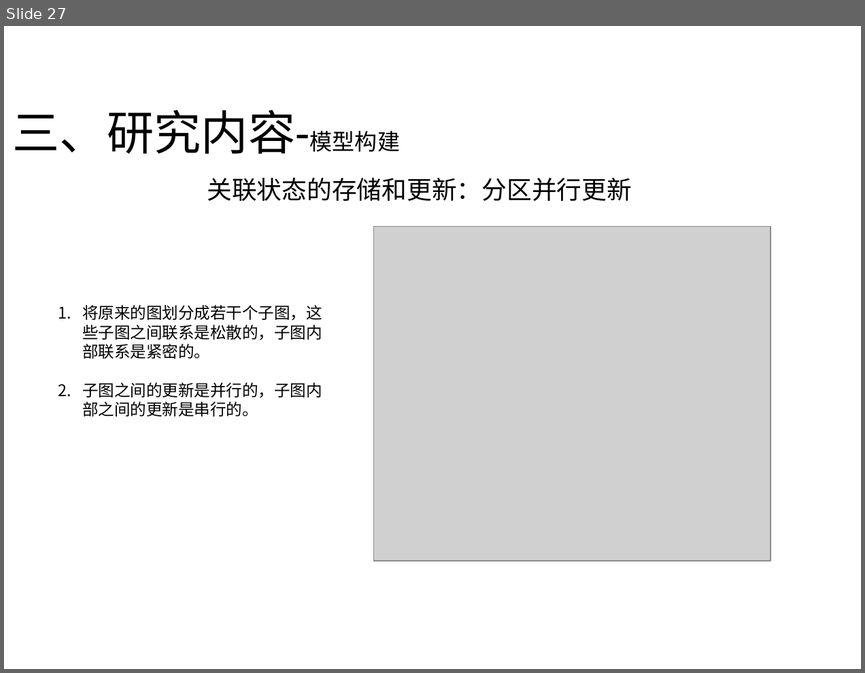
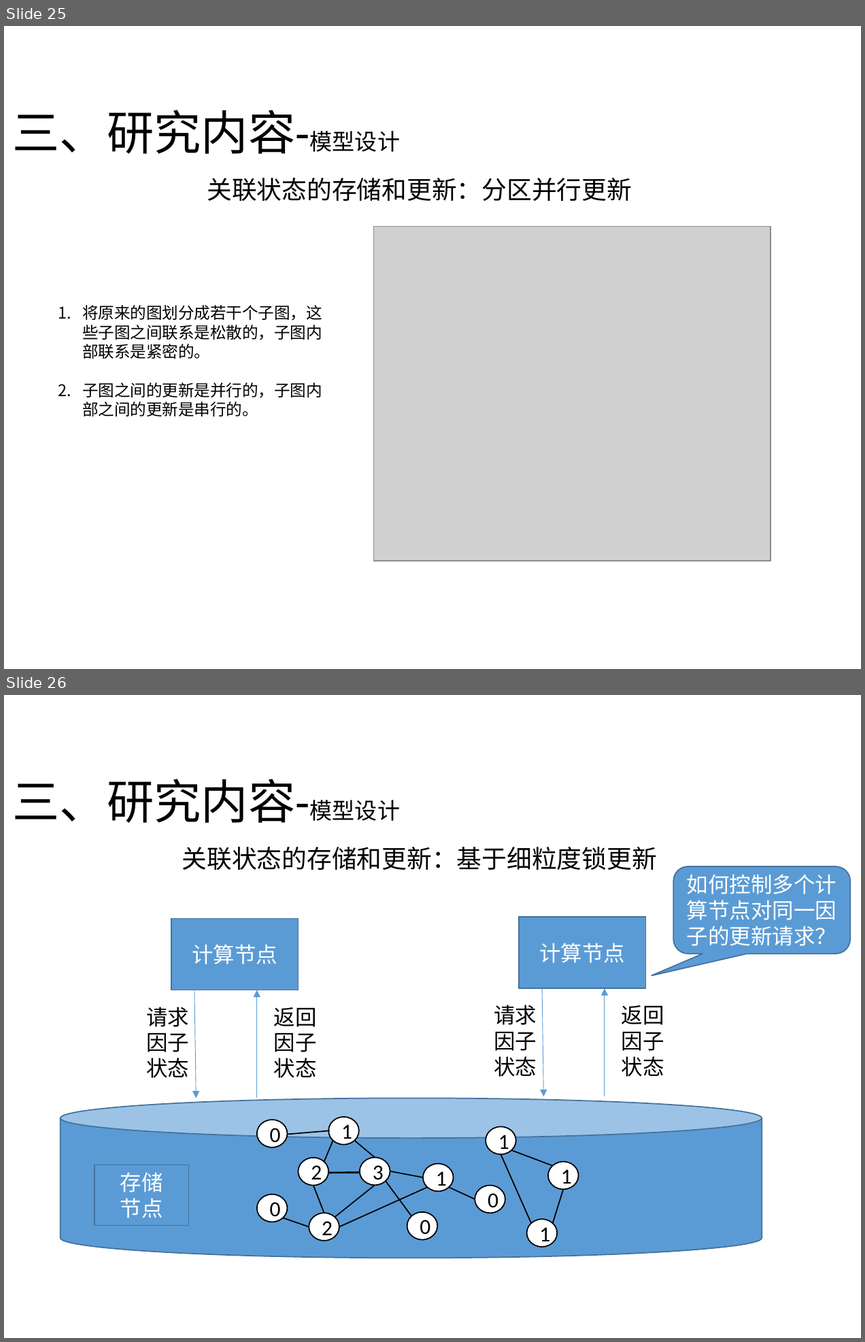
Before and after one commit to DuanSky22/GraduationThesis, a slide deck: post-graduate paper/中期汇报-段世凯-v3.0.pptx. Shown one above the other, each under a label of ours: slide 27 before the commit, slides 25 and 26 after it. The pictures are 865x673 and 865x1342 pixels, drawn with LibreOffice and Linux fonts; fonts in the diff are those of the drawing; grey boxes stand for pictures. Boxes give left, top, right and bottom in pixels: in the first picture for what was removed or moved away, otherwise in the second. Text is boxed around its words. In the diff, an @@ line names an element or a change of style, - is before the commit and + after.

```diff
--- a/post-graduate paper/中期汇报-段世凯-v3.0.pptx
+++ b/post-graduate paper/中期汇报-段世凯-v3.0.pptx
@@ slide 26 added at (4,695,861,1338), background #FFFFFF @@
@@ title added at (13,779,400,823), 39.6 pt, text #000000 @@
+三、研究内容-模型设计
@@ text added at (182,847,657,870), 21 pt, text #000000 @@
+关联状态的存储和更新：基于细粒度锁更新
@@ rounded speech box added at (673,866,850,954), fill #5B9BD5, outline #43739E 1 pt, 18 pt, text #FFFFFF @@
+如何控制多个计算节点对同一因子的更新请求？
@@ rectangle added at (171,919,298,989), fill #5B9BD5, outline #43739E 1 pt, 18 pt, text #FFFFFF @@
+计算节点
@@ rectangle added at (519,917,646,988), fill #5B9BD5, outline #43739E 1 pt, 18 pt, text #FFFFFF @@
+计算节点
@@ arrow added from (194, 989) to (196, 1098), #5B9BD5 0.5 pt @@
@@ arrow added from (257, 1098) to (257, 989), #5B9BD5 0.5 pt @@
@@ arrow added from (542, 988) to (544, 1096), #5B9BD5 0.5 pt @@
@@ arrow added from (604, 1096) to (604, 988), #5B9BD5 0.5 pt @@
@@ text added at (146,1006,189,1078), 18 pt, text #000000 @@
+请求
+因子
+状态
@@ text added at (274,1007,317,1078), 18 pt, text #000000 @@
+返回
+因子
+状态
@@ text added at (494,1004,536,1076), 18 pt, text #000000 @@
+请求
+因子
+状态
@@ text added at (621,1005,664,1076), 18 pt, text #000000 @@
+返回
+因子
+状态
@@ cylinder added at (60,1098,762,1258), fill #5B9BD5, outline #43739E 1 pt @@
@@ group added at (257,1117,578,1246): 14 lines, 12 ellipses @@
+0
+2
+0
+2
+3
+1
+0
+1
+1
+0
+1
+1
@@ rectangle added at (95,1164,189,1225), fill #5B9BD5, outline #43739E 1 pt, 18 pt, text #FFFFFF @@
+存储
+节点
@@ what was slide 27 is now slide 25 @@
@@ slide 25 changed as well @@
@@ title at (13,110,400,154): text changed @@
-三、研究内容-模型构建
+三、研究内容-模型设计
```
Also in this commit, not shown: 23 other slides changed, 6 other slides added, 5 slides removed, 15 other files.
